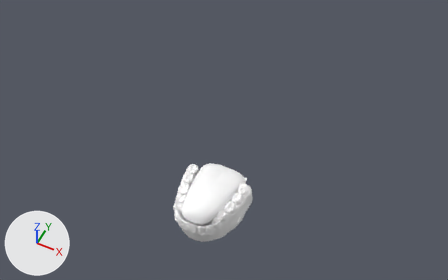
The Blender file FinishedModelFullTeethScaledRelaxed.blend as it was, and as the next commit left it.
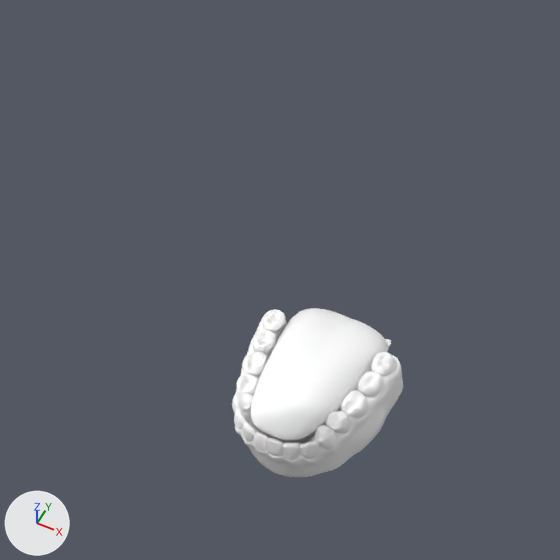
Each version is shown whole from a 50 mm camera at (2.67, -5.21, 7.42) aimed at (0.08, -0.03, 0.95), then close up on the part from 15% to 73% of the width and 7% to 100% of the height. The lights are fixed; the arrows at lower left show +X, +Y and +Z. The same objects are shown in both versions, whatever each file hides.

In view in the first close-up: 'BottomTeeth'.
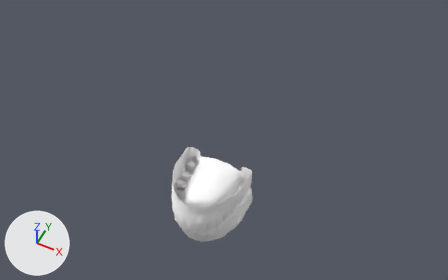
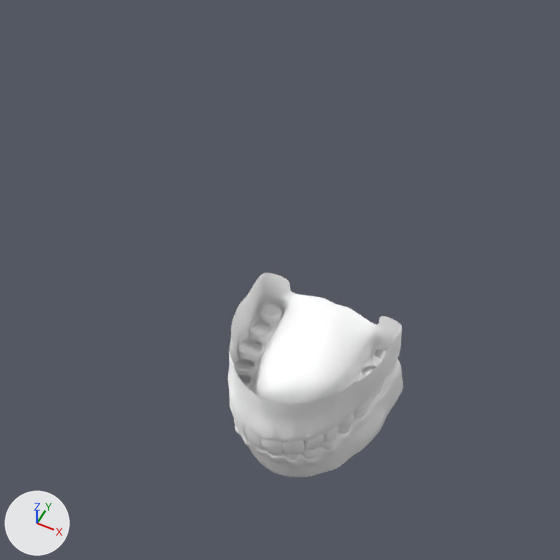
Commit message: Finished teeth.

Pixel boxes [x1, y1, x2, y2] of what changed, in the close-ups (560 x 560 px):
'BottomTeeth', reshaped (21% taller): before [232, 308, 403, 477]; after [228, 273, 403, 477]
part 1 of me_cylinder, added: after [228, 273, 402, 454]

The change, as a diff of the scene's bpy script:
```diff
--- a/FinishedModelFullTeethScaledRelaxed.blend.py
+++ b/FinishedModelFullTeethScaledRelaxed.blend.py
@@ me_cylinder @@
 # used by ob_bottomteeth; location = (0.0, 0.0, 0.0); rotation_euler = (0.175, 0.0, 0.0), in degrees (10, 0, 0)
-me_cylinder.from_pydata(...)  # 631 vertices, 568 faces; spans x -0.003..0.556, y -1.02..0.326, z -0.393..0.275
+me_cylinder.from_pydata(...)  # 1189 vertices, 1068 faces; spans x -0.003..0.556, y -1.02..0.326, z -0.393..0.658
+# me_cylinder part 1: 558 vertices added at x 0.0..0.54, y -1.018..0.118, z 0.059..0.658
```
